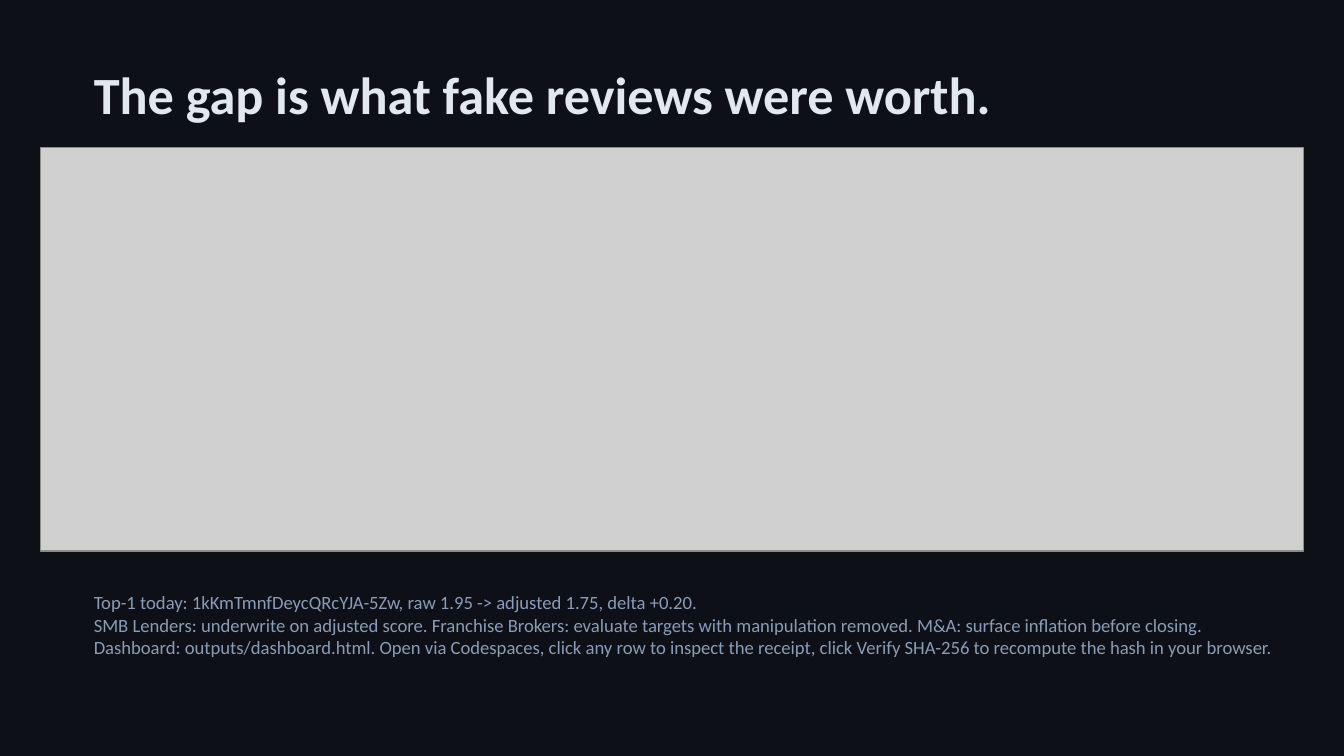
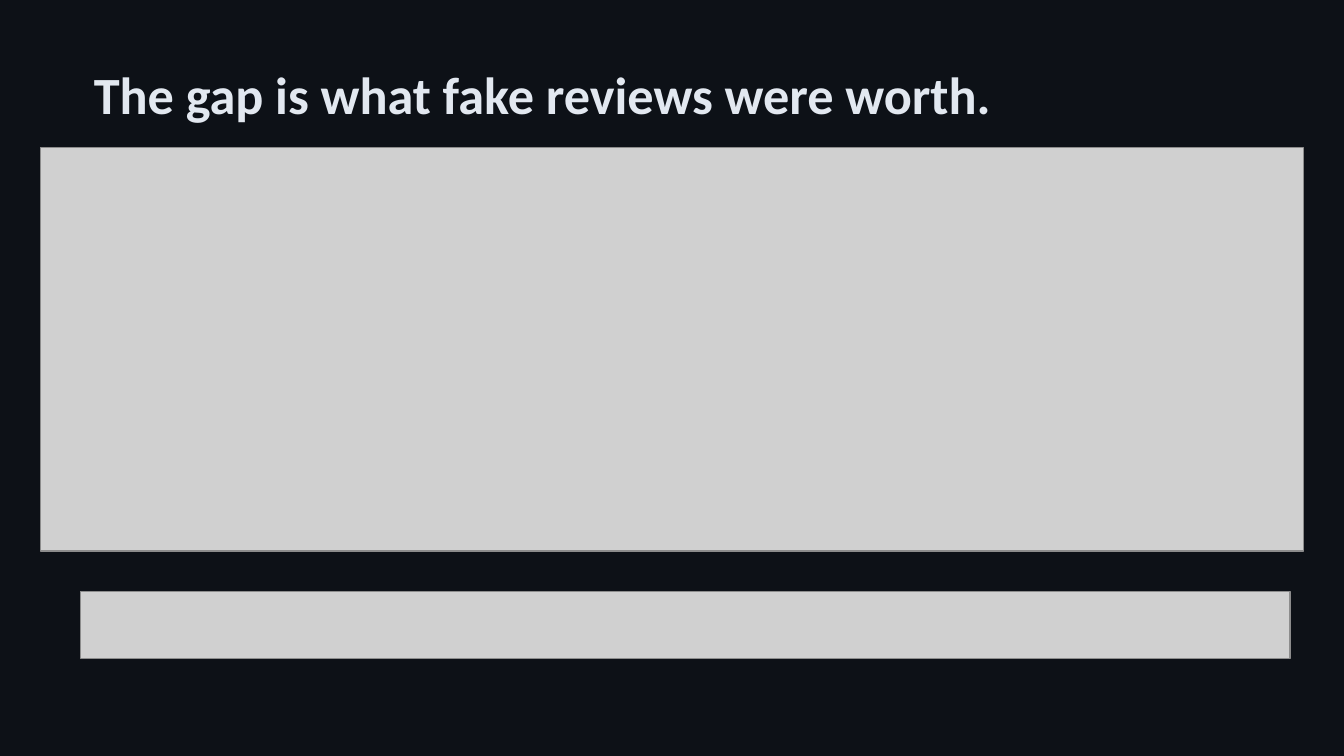
Before and after one commit to InquiroAIResearchLabsInc/CIS509_MCOOK20_FINAL_CODE, a slide deck: slide 8 of docs/CIS509_MCOOK20.pptx. Drawn at 1344x756 pixels with LibreOffice and Linux fonts; fonts in the diff are those of the drawing; grey boxes stand for pictures. Boxes give left, top, right and bottom in pixels: in the first picture for what was removed or moved away, otherwise in the second. Text is boxed around its words. In the diff, an @@ line names an element or a change of style, - is before the commit and + after.

```diff
--- a/docs/CIS509_MCOOK20.pptx
+++ b/docs/CIS509_MCOOK20.pptx
@@ picture added at (x1=81, y1=591, x2=1290, y2=659) @@
@@ text removed at (x1=94, y1=596, x2=1272, y2=657) @@
-Top-1 today: 1kKmTmnfDeycQRcYJA-5Zw, raw 1.95 -> adjusted 1.75, delta +0.20.
-SMB Lenders: underwrite on adjusted score. Franchise Brokers: evaluate targets with manipulation removed. M&A: surface inflation before closing.
-Dashboard: outputs/dashboard.html. Open via Codespaces, click any row to inspect the receipt, click Verify SHA-256 to recompute the hash in your browser.
```
Also in this commit, not shown: 3 other slides changed, 1 other file.
